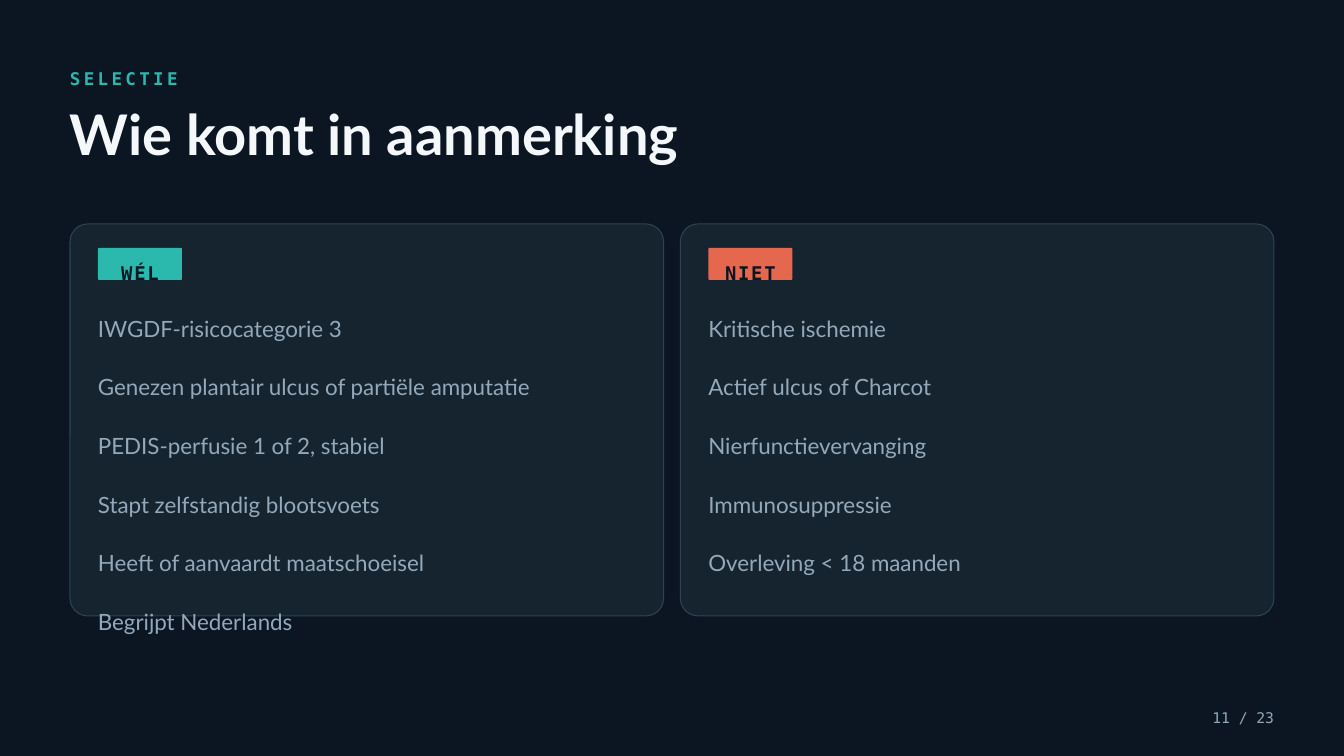
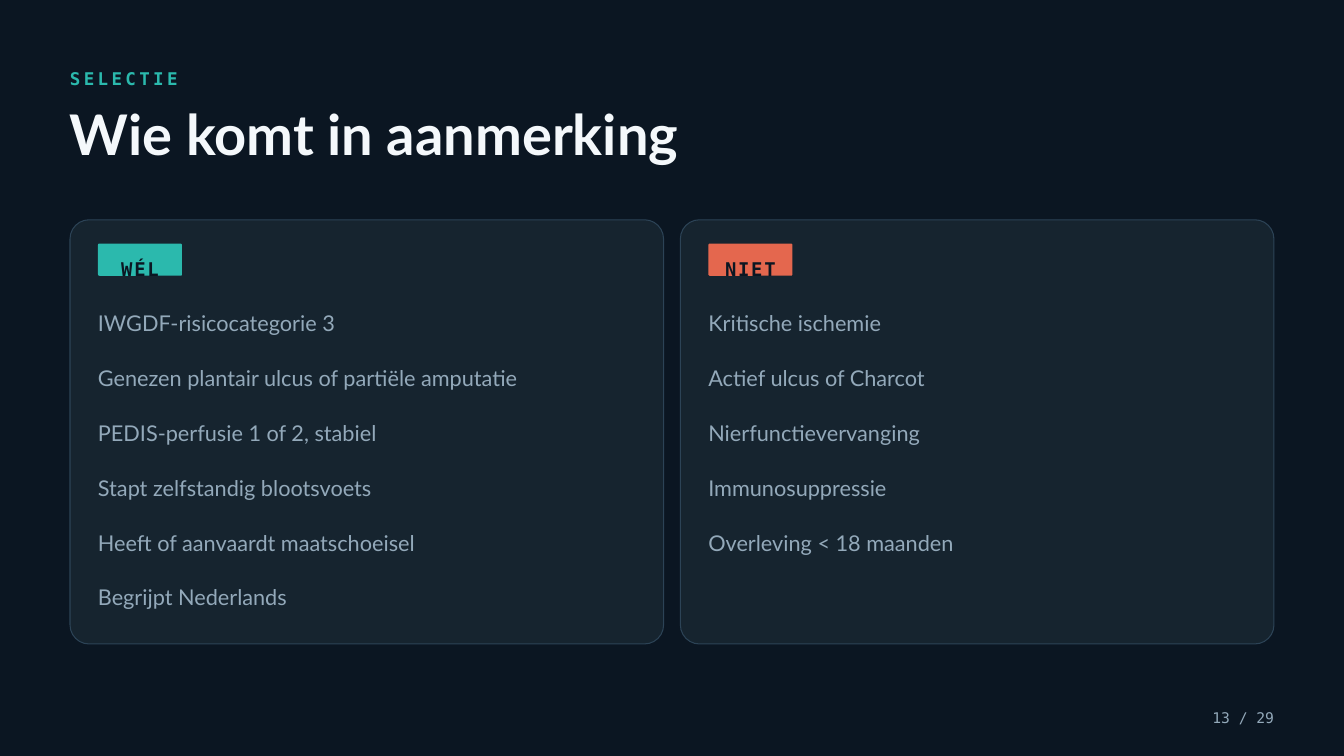
Before and after one commit to Dellfs/paradise-project, a slide deck: slide 13 of PARADISE_presentatie/PARADISE_informatiesessie_voetklinieken.pptx (slide 11 before the commit). Drawn at 1344x756 pixels with LibreOffice and Linux fonts; fonts in the diff are those of the drawing. Boxes give left, top, right and bottom in pixels: in the first picture for what was removed or moved away, otherwise in the second. Text is boxed around its words. In the diff, an @@ line names an element or a change of style, - is before the commit and + after.

```diff
--- a/PARADISE_presentatie/PARADISE_informatiesessie_voetklinieken.pptx
+++ b/PARADISE_presentatie/PARADISE_informatiesessie_voetklinieken.pptx
@@ rounded rectangle: place and size @@
-rounded rectangle at [70, 224, 663, 616]
+rounded rectangle at [70, 220, 663, 644]
@@ rounded rectangle: place and size @@
-rounded rectangle at [681, 224, 1274, 616]
+rounded rectangle at [681, 220, 1274, 644]
@@ 2 texts, 2 rounded rectangles: place and size @@
-2 texts, 2 rounded rectangles at [98, 248, 792, 285]
+2 texts, 2 rounded rectangles at [98, 244, 792, 281]
@@ text "IWGDF-risicocategorie 3" at [98, 315, 517, 609]: size 16 to 15.5 pt; less space between paragraphs @@
@@ text "Kritische ischemie" at [708, 315, 953, 555]: size 16 to 15.5 pt; less space between paragraphs @@
@@ text at [1212, 712, 1274, 723]: text changed @@
-11 / 23
+13 / 29
```
Also in this commit, not shown: 19 other slides changed, 7 slides added, 1 slide removed, 8 other files.
